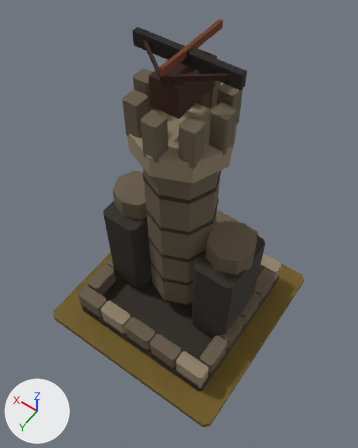
A saved change to the glTF model art/bastion_t1/bastion_t1.glb.
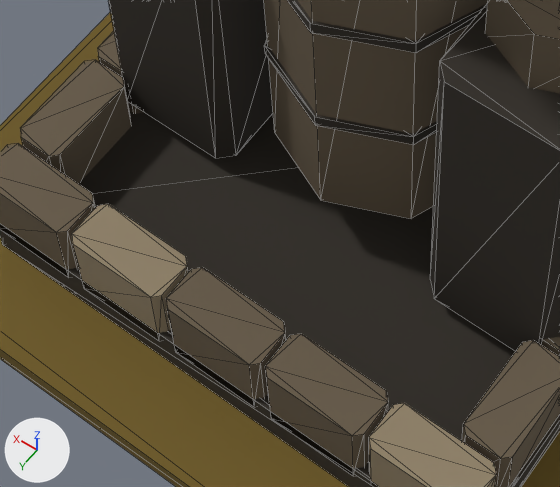
There are two pictures of each version: one whole from a 50 mm lens placed at (-1.016, 1.454, 3.136), pointed at (-0.022, 0.063, 0.949), one close up on the part from 23% to 63% of the width and 56% to 83% of the height. The lights are fixed; the arrows at lower left show +X, +Y and +Z. The first two pictures are the older version. The close-ups show mesh edges as thin lines.

Objects in the first close-up: 'MMR | bastion | T01 Architecture.001', 'MMR | bastion | T01 Heavy Buttresses.001', 'MMR | bastion | Tier 01 Ground.001'.
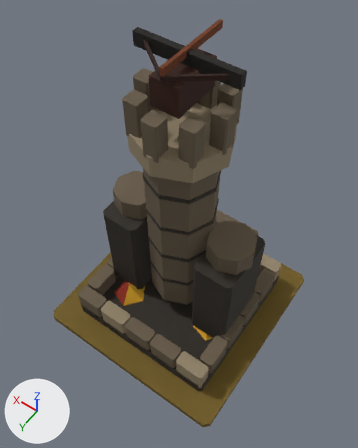
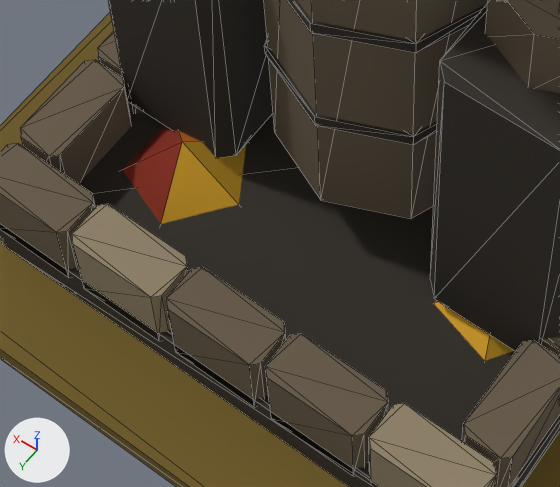
What the commit changed:
Mesh me_mmr___bastion___t01_autumn_dressing_001 is new.
It has 18 vertices, 15 faces and spans x -0.433..0.371, y -0.299..0.346, z 0.085..0.185.
It uses material mat_mmr___shared_palette_atlas (picture img_mmr_shared_color_palette_64).
Object 'MMR | bastion | T01 Autumn Dressing.001' (ob_mmr___bastion___t01_autumn_dressing_001) is new; it shows me_mmr___bastion___t01_autumn_dressing_001.
Its location is (0.0, 0.0, 0.05).

Changed parts and their boxes [x1, y1, x2, y2] in the close-ups (560 x 487 px):
'MMR | bastion | T01 Autumn Dressing.001', added (mostly hidden): after [122, 125, 514, 361]
